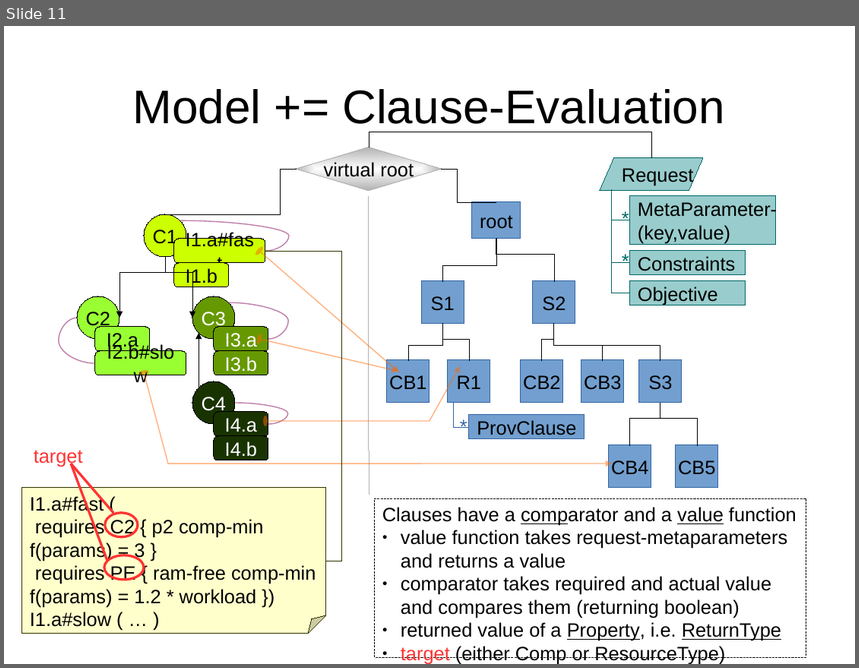
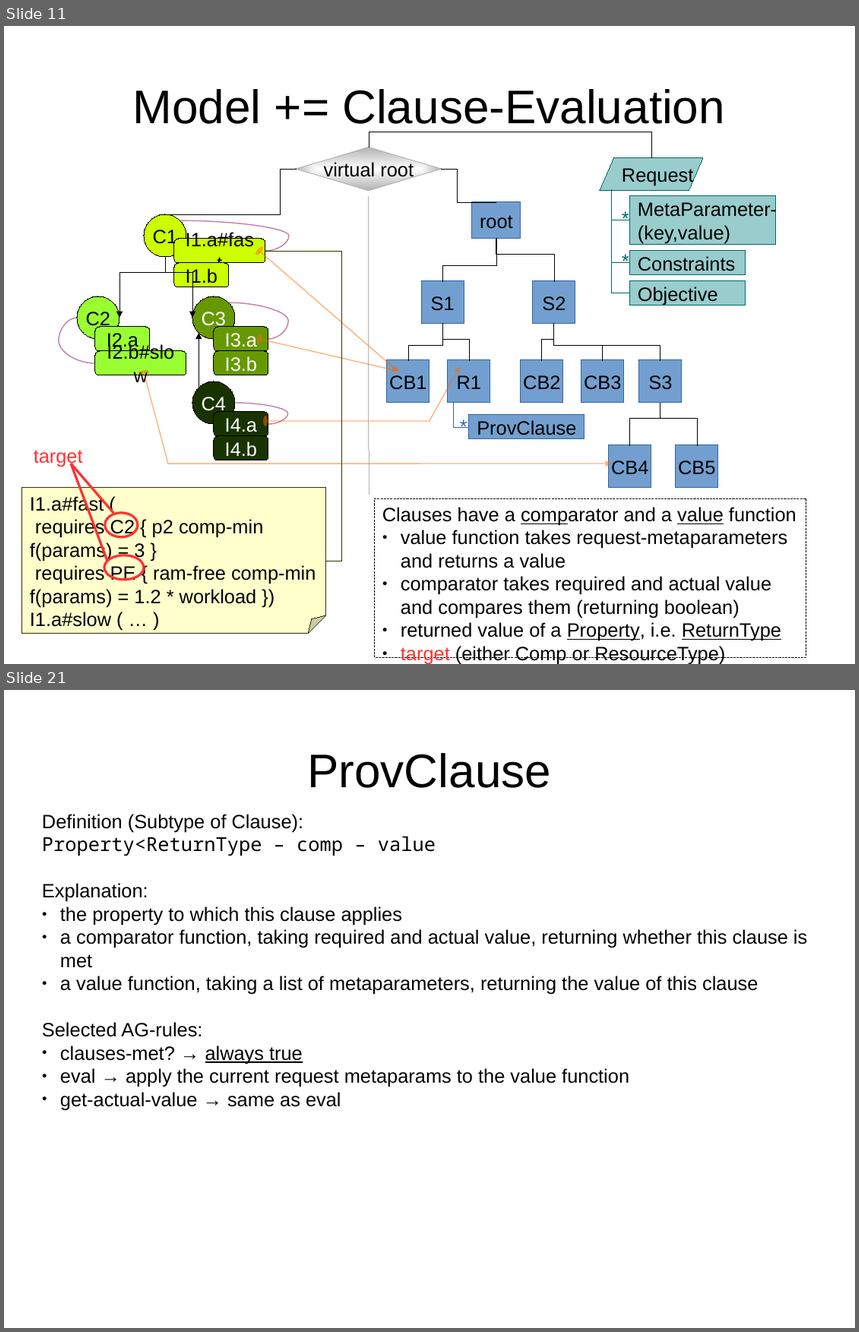
Before and after one commit to rene-schoene/racr-mquat, a slide deck: doc/the-model.odp. Shown one above the other, each under a label of ours: slide 11 before the commit, slides 11 and 21 after it; the slides between them are not shown. The pictures are 859x668 and 859x1332 pixels, drawn with LibreOffice and Linux fonts; fonts in the diff are those of the drawing. Boxes give left, top, right and bottom in pixels: in the first picture for what was removed or moved away, otherwise in the second. Text is boxed around its words. In the diff, an @@ line names an element or a change of style, - is before the commit and + after.

Commit message:
Begin with detailed docu of AST rules.

```diff
--- a/doc/the-model.odp
+++ b/doc/the-model.odp
@@ slide 21 added at [4, 690, 855, 1328], background #FFFFFF @@
@@ title added at [307, 753, 551, 788], 44 pt, text #000000 @@
+ProvClause
@@ text added at [42, 814, 807, 1110], 18 pt, text #000000 @@
+Definition (Subtype of Clause):
+Property<ReturnType – comp – value
+Explanation:
+● the property to which this clause applies
+● a comparator function, taking required and actual value, returning whether this clause is met
+● a value function, taking a list of metaparameters, returning the value of this clause
+Selected AG-rules:
+● clauses-met? → always true
+● eval → apply the current request metaparams to the value function
+● get-actual-value → same as eval
```
Also in this commit, not shown: 15 other slides added, 1 other file.
